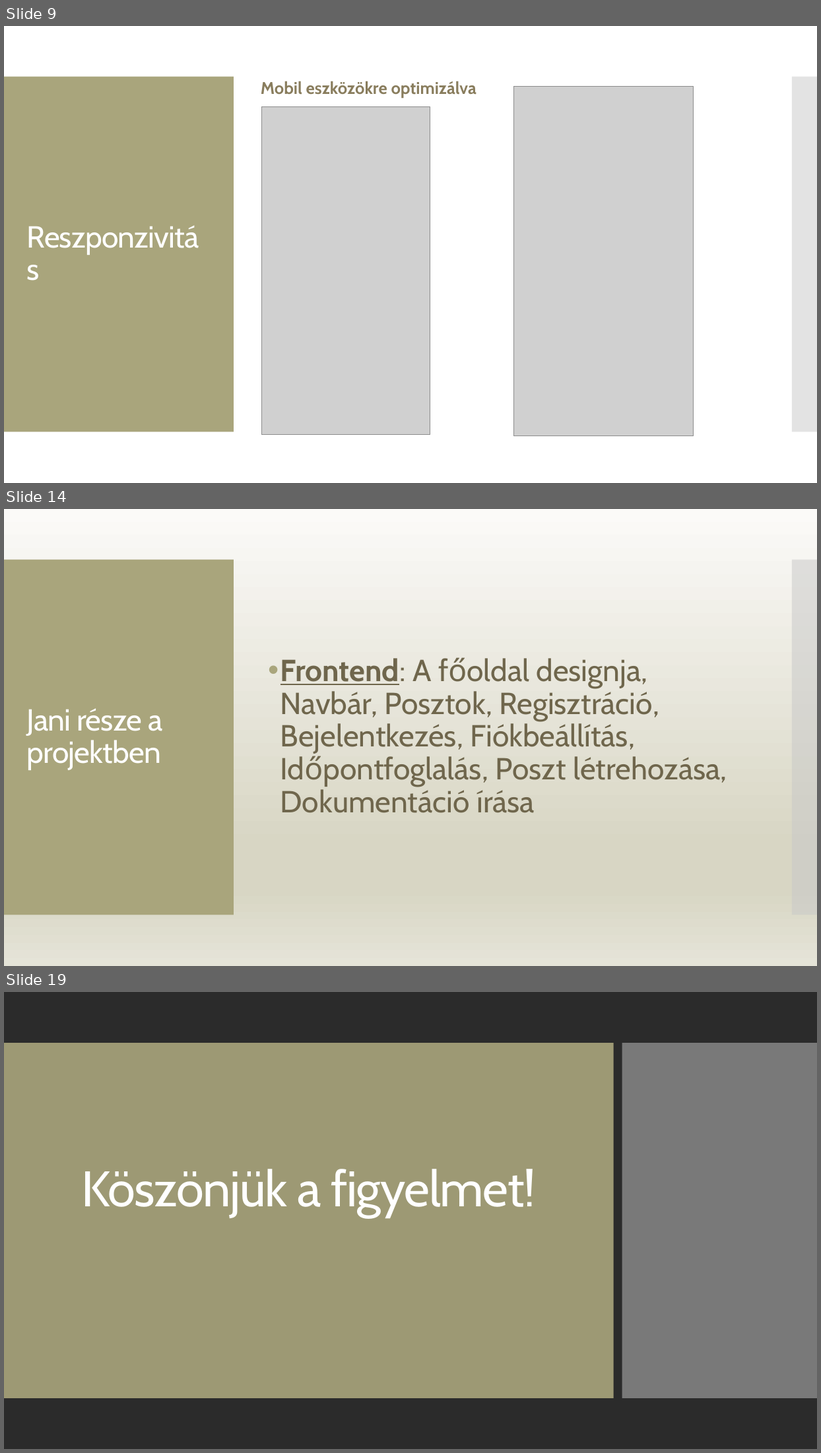
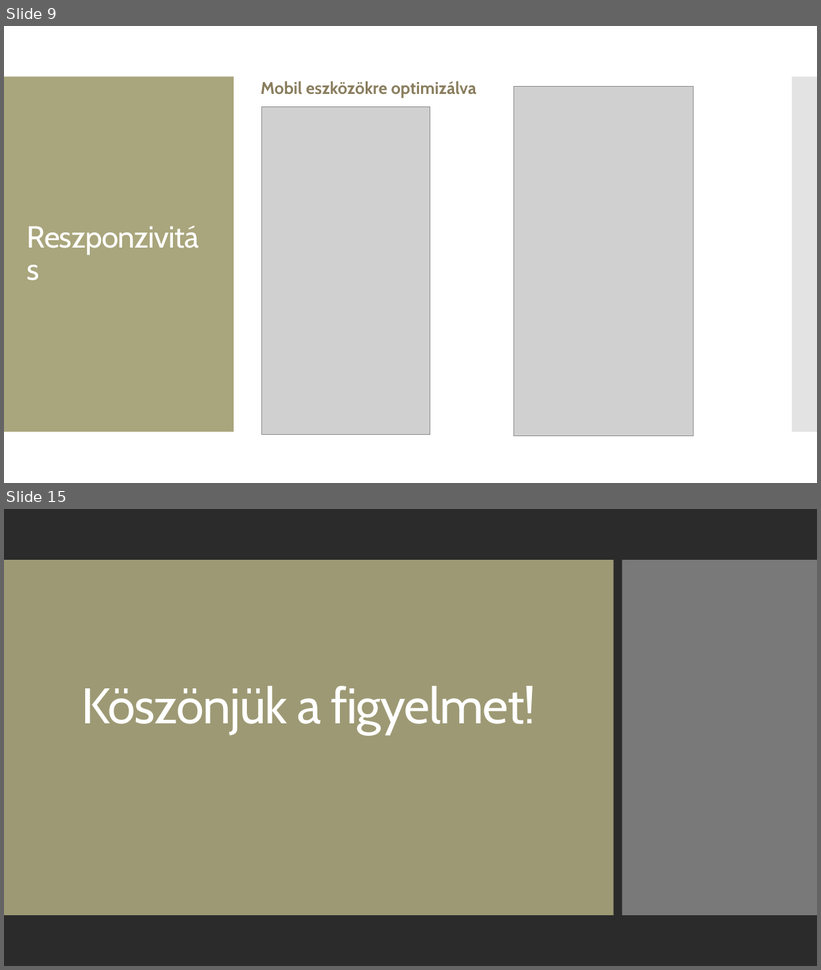
Before and after one commit to ramhap00/ramhapgergo, a slide deck: prezentáció.pptx. Shown one above the other, each under a label of ours: slides 9, 14 and 19 before the commit, slides 9 and 15 after it; the slides between them are not shown. The pictures are 821x1453 and 821x970 pixels, drawn with LibreOffice and Linux fonts; fonts in the diff are those of the drawing; grey boxes stand for pictures; background and template pictures are left out; a plain dark background stands for a picture behind light text. Boxes give left, top, right and bottom in pixels: in the first picture for what was removed or moved away, otherwise in the second. Text is boxed around its words. In the diff, an @@ line names an element or a change of style, - is before the commit and + after.

```diff
--- a/prezentáció.pptx
+++ b/prezentáció.pptx
@@ slide 14 removed at [4, 509, 817, 966], background gradient #FBFAF8 to #D8D6C4 to #E5E4D8; not listed: 2 template elements that a slide beside it also shows @@
@@ text removed at [281, 658, 727, 813] @@
-• Frontend: A főoldal designja, Navbár, Posztok, Regisztráció, Bejelentkezés, Fiókbeállítás, Időpontfoglalás, Poszt létrehozása, Dokumentáció írása
@@ title removed at [27, 708, 162, 770] @@
-Jani része a projektben
@@ what was slide 19 is now slide 15 @@
```
Also in this commit, not shown: 2 slides changed, 4 slides added, 7 other slides removed.
